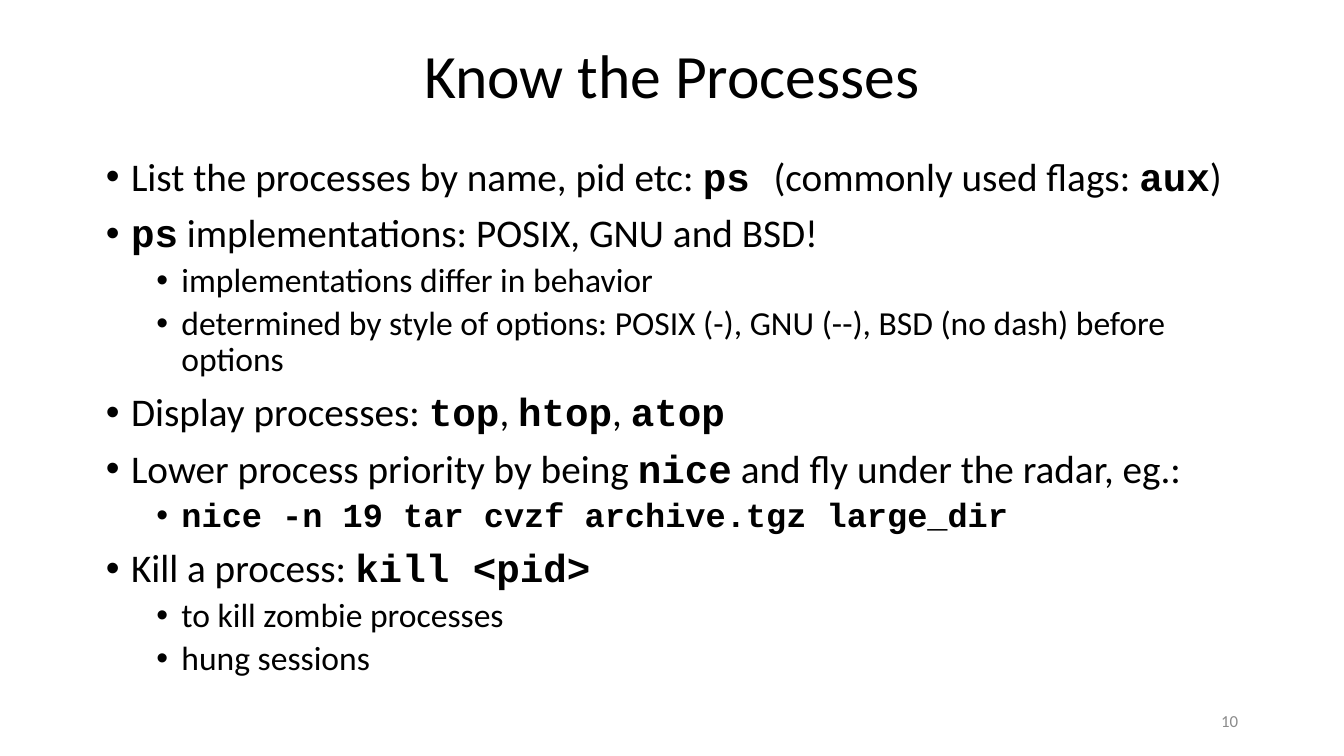
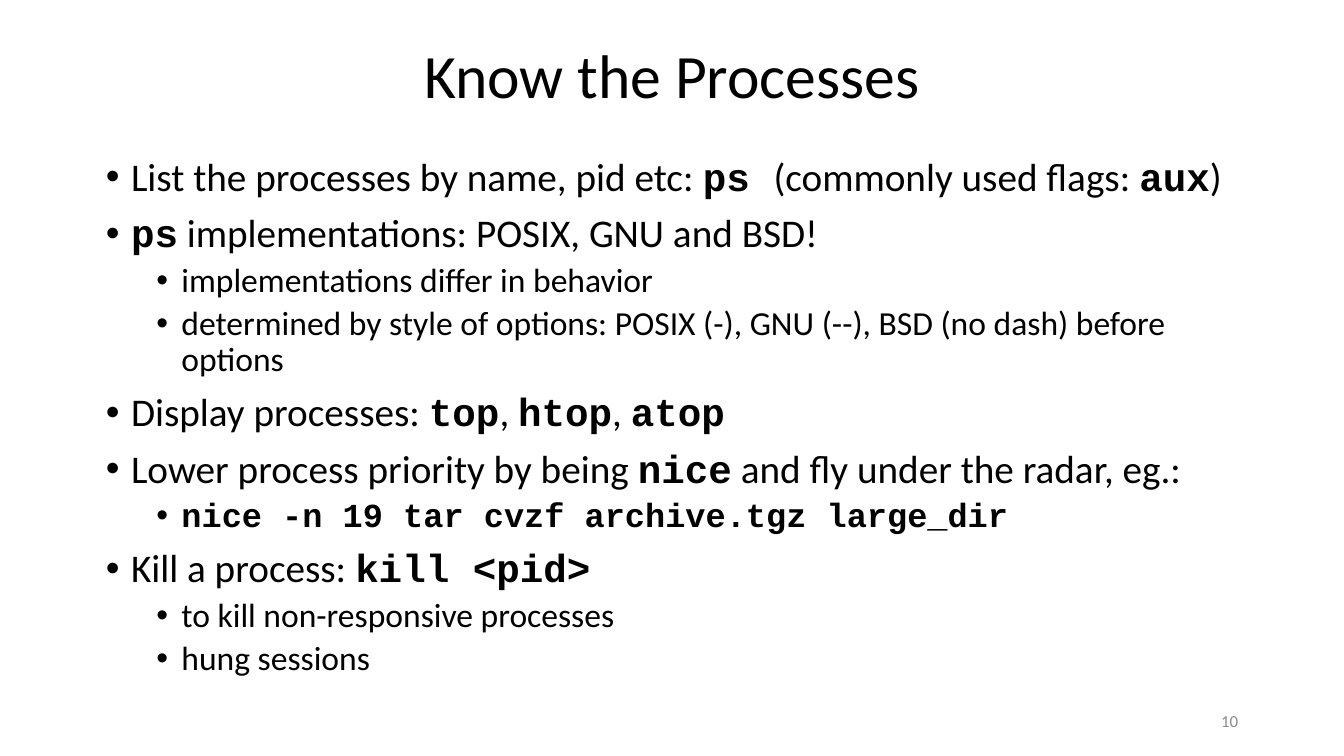
Before and after one commit to ketancmaheshwari/lisa19, a slide deck: slide 10 of lpt_LISA.pptx. Drawn at 1344x756 pixels with LibreOffice and Linux fonts; fonts in the diff are those of the drawing. Boxes give left, top, right and bottom in pixels: in the first picture for what was removed or moved away, otherwise in the second. Text is boxed around its words. In the diff, an @@ line names an element or a change of style, - is before the commit and + after.

```diff
--- a/lpt_LISA.pptx
+++ b/lpt_LISA.pptx
@@ text at (181,603,614,633): text changed @@
-  • to kill zombie processes
+  • to kill non-responsive processes
```
Also in this commit, not shown: 1 other slide changed, 1 other file.
